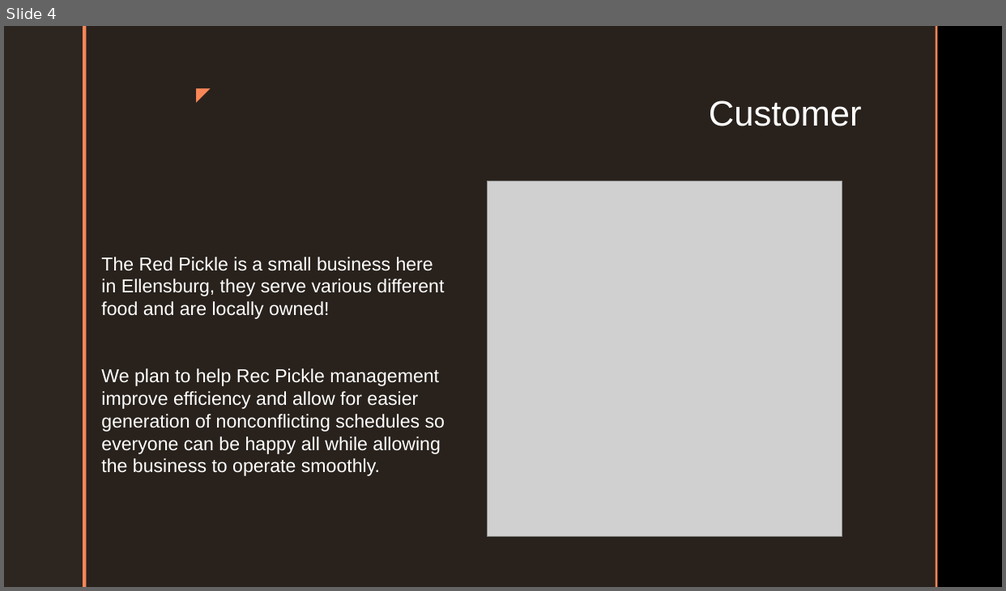
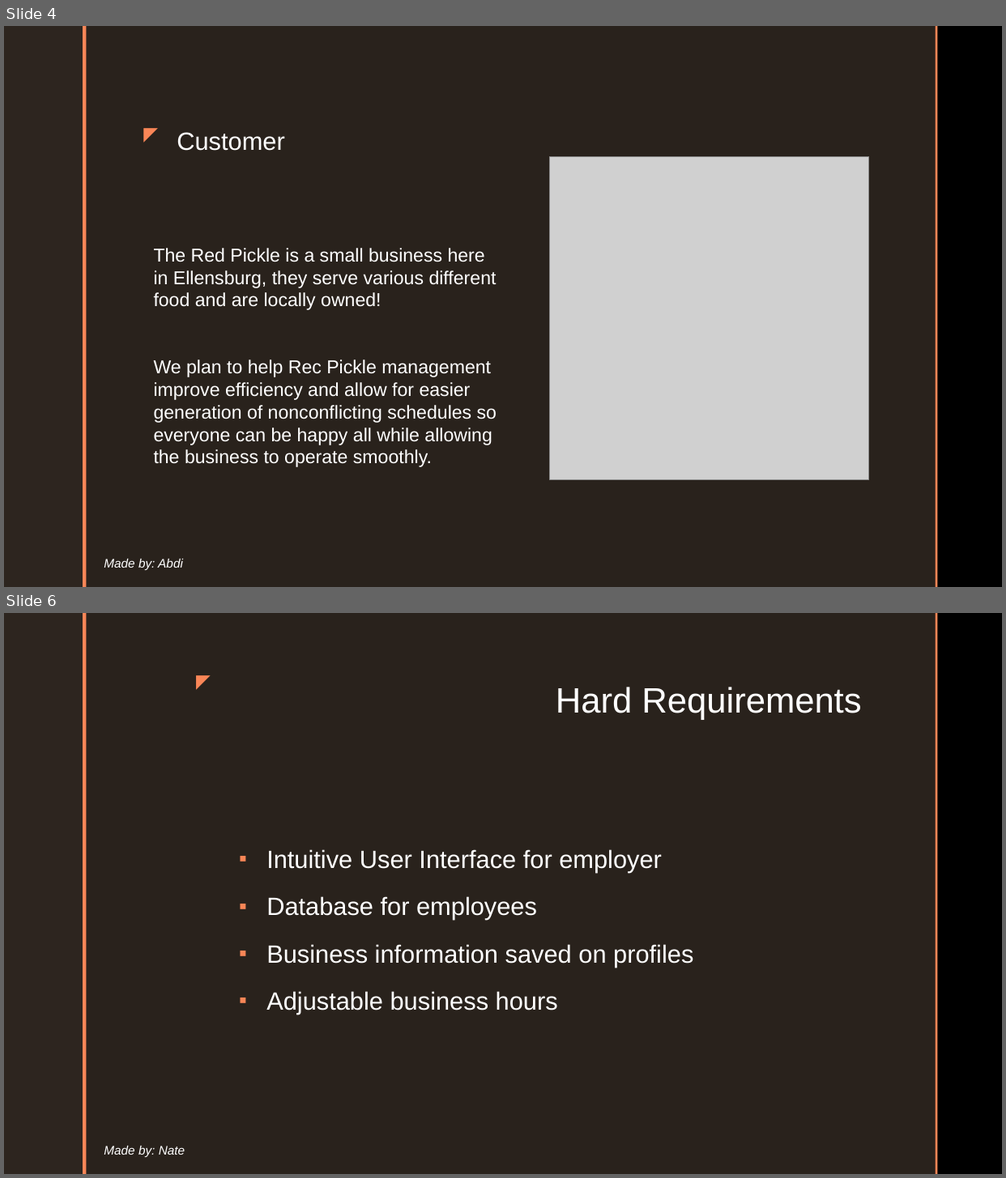
Before and after one commit to cushonz/Capstone_Project, a slide deck: individual_Work/homework/Midterm_presentation.pptx. Shown one above the other, each under a label of ours: slide 4 before the commit, slides 4 and 6 after it; the slides between them are not shown. The pictures are 1006x591 and 1006x1178 pixels, drawn with LibreOffice and Linux fonts; fonts in the diff are those of the drawing; grey boxes stand for pictures; background and template pictures are left out. Boxes give left, top, right and bottom in pixels: in the first picture for what was removed or moved away, otherwise in the second. Text is boxed around its words. In the diff, an @@ line names an element or a change of style, - is before the commit and + after.

Commit message:
Database

```diff
--- a/individual_Work/homework/Midterm_presentation.pptx
+++ b/individual_Work/homework/Midterm_presentation.pptx
@@ slide 6 added at [4, 613, 1002, 1174], background picture (left out); not listed: 4 template elements that a slide beside it also shows @@
@@ text added at [184, 666, 217, 696], 18 pt, text #F98657 @@
+◤
@@ title added at [556, 687, 861, 720], 34 pt, text #FFFFFF @@
+Hard Requirements
@@ text added at [266, 850, 693, 1015], 24 pt, text #FFFFFF @@
+▪ Intuitive User Interface for employer
+▪ Database for employees
+▪ Business information saved on profiles
+▪ Adjustable business hours
@@ text added at [104, 1146, 185, 1157], 12 pt, text #FFFFFF, italic @@
+Made by: Nate
@@ slide 4 changed as well @@
@@ title "Customer": place and size @@
-title "Customer" at [709, 101, 862, 126]
+title "Customer" at [177, 132, 284, 151]
@@ title "Customer" at [177, 132, 284, 151]: size 34 to 24 pt; alignment right to left; vertical alignment top to bottom @@
@@ text "◤": place and size @@
-text "◤" at [184, 79, 217, 109]
+text "◤" at [131, 118, 165, 148]
@@ text "The Red Pickle is a ...": place and size @@
-text "The Red Pickle is a ..." at [101, 257, 445, 476]
+text "The Red Pickle is a ..." at [154, 248, 496, 467]
@@ picture: place and size @@
-picture at [488, 181, 842, 536]
+picture at [550, 156, 868, 480]
@@ text added at [104, 559, 183, 570], 12 pt, text #FFFFFF, italic @@
+Made by: Abdi
```
Also in this commit, not shown: 5 other slides changed, 14 other slides added, 7 slides removed, 2 other files.
